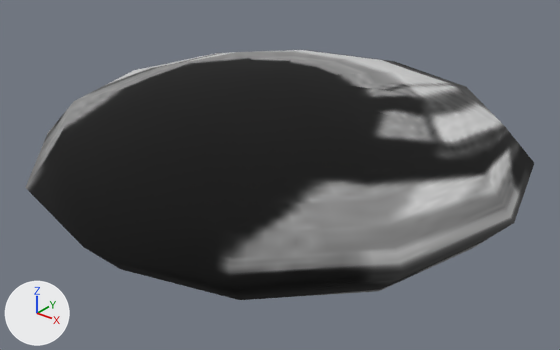
The glTF model cpp-version/assets/models/disk.gltf: old version first, new version second.
Camera for both pictures: a 50 mm camera at (0.936, -1.164, 0.657) aimed at (0.021, -0.02, -0.052). The axes (+X, +Y, +Z) are drawn at lower left. The lights are the same throughout. The older version comes first.
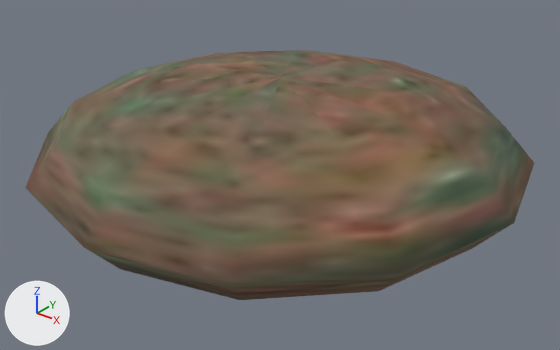
Where the change shows, as pixel boxes (x1, y1, x2, y2) in the pictures (560 x 350 px):
'Mesh_0', surface changed (grey to brown): (25, 50, 534, 300) in both

Patch to the scene script:
```diff
--- a/cpp-version/assets/models/disk.gltf.py
+++ b/cpp-version/assets/models/disk.gltf.py
@@ img_copper1_jpg @@
+img_copper1_jpg = load_image('copper1.jpg', 'textures/copper1.jpg', 64, 64, 'sRGB')
@@ mat_material_0 @@
 n3 = _N.new('ShaderNodeTexImage'); n3.name = 'Image Texture'
-n3.image = img_centercongrey_jpg
+n3.image = img_copper1_jpg
 _L.new(n0.outputs[0], n1.inputs[0])  # 'BSDF' to 'Surface'
```
